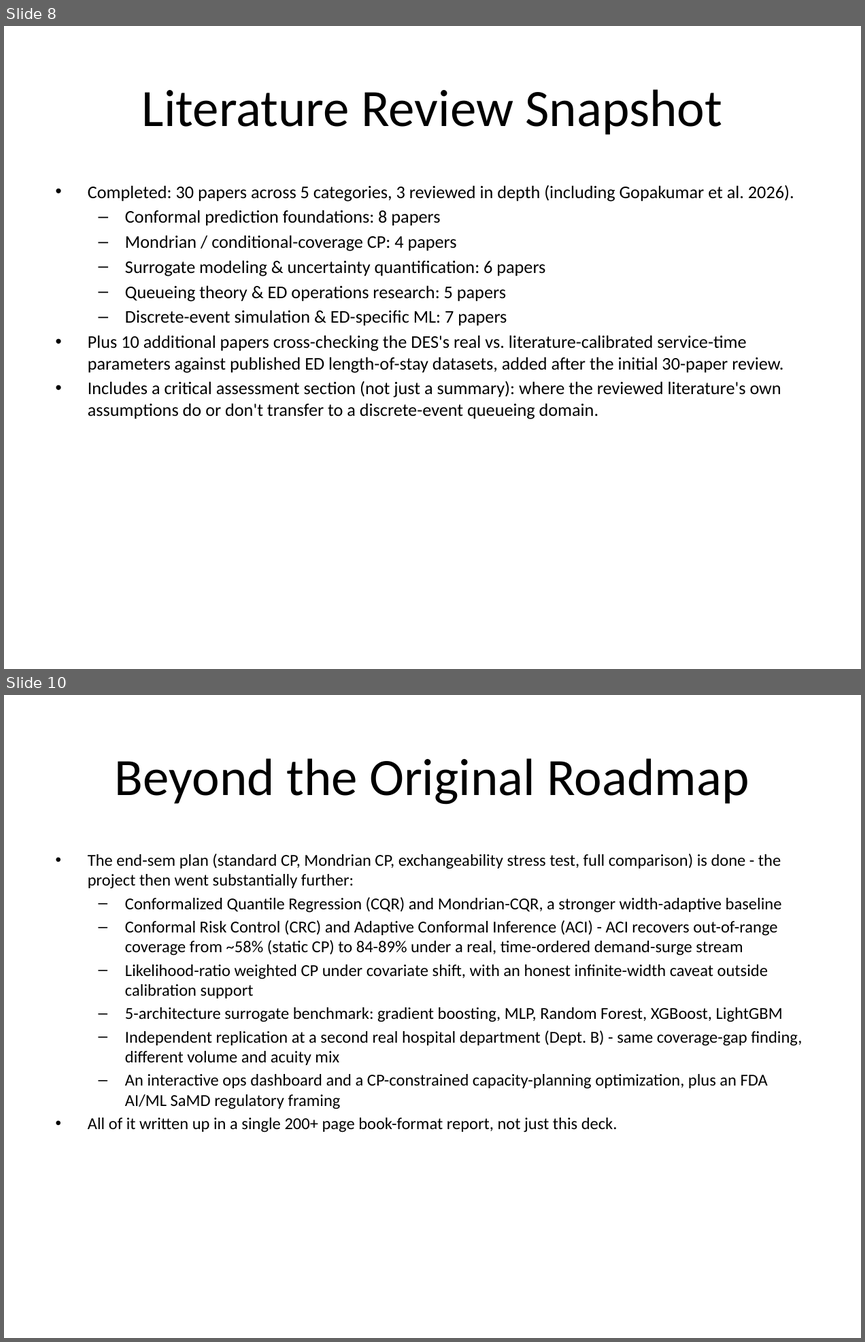
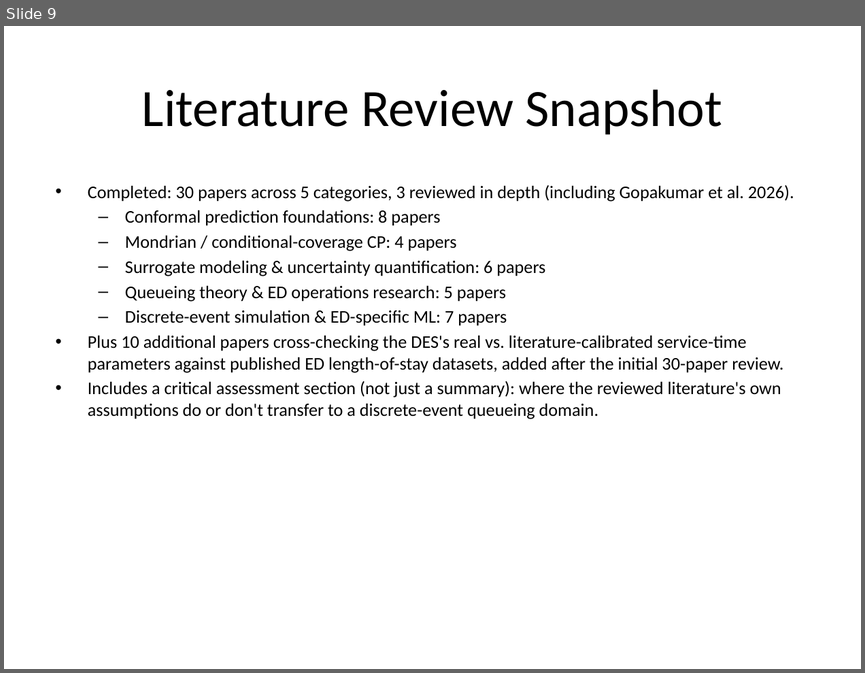
Before and after one commit to DUNE-ODYSSEY/Mondrian-Conformal-Prediction-On-Discrete-Event-Simulation, a slide deck: slides/mid_sem_presentation.pptx. Shown one above the other, each under a label of ours: slides 8 and 10 before the commit, slide 9 after it; the slides between them are not shown. The pictures are 865x1342 and 865x673 pixels, drawn with LibreOffice and Linux fonts; fonts in the diff are those of the drawing. Boxes give left, top, right and bottom in pixels: in the first picture for what was removed or moved away, otherwise in the second. Text is boxed around its words. In the diff, an @@ line names an element or a change of style, - is before the commit and + after.

Commit message:
Match book to B5 spec; revert mid-sem PPT to honest ~50% checkpoint
Book: switches page geometry from 7x10in (bound-print sizing) to the
specified B5 trim (17.6 x 25.0cm), 2.7cm margins, 0.15cm gutter (within
the given 0-0.3cm range for digital/Kindle distribution). Font size
(11pt), line spacing (1.15), and paragraph spacing (8pt after) were
already within the given ranges, left unchanged. Content width actually
increased slightly (5.4in -> 5.8in) since the gutter shrank more than the
margins grew, so existing figure widths still fit - verified via rendered
page geometry (confirmed exactly 17.60 x 25.00cm) and a figure-heavy page.

Mid-sem PPT: a mid-semester review presents where the project stood at
that checkpoint, not its current finished state. Reverts slides 9-10
(which had been updated to show completed Mondrian CP results and the
full post-roadmap extension) back to the original forward-looking
"Future Scope" plan - Phase 2 stays a plan, not a result, consistent with
an honest ~50%-progress presentation. Restores the "(~50%)" framing to
the work-completed slide title, and adds a new dedicated DES/simulation
slide (real arrival-pattern chart plus validation description) so the
simulation work - which the plan explicitly wants included and shown
well - is visually prominent rather than buried in a metrics table.

```diff
--- a/slides/mid_sem_presentation.pptx
+++ b/slides/mid_sem_presentation.pptx
@@ slide 10 removed at (x1=4, y1=695, x2=861, y2=1338), background #FFFFFF @@
@@ title removed at (x1=115, y1=758, x2=749, y2=804) @@
-Beyond the Original Roadmap
@@ text removed at (x1=88, y1=853, x2=802, y2=1132) @@
-• The end-sem plan (standard CP, Mondrian CP, exchangeability stress test, full comparison) is done - the project then went substantially further:
-  – Conformalized Quantile Regression (CQR) and Mondrian-CQR, a stronger width-adaptive baseline
-  – Conformal Risk Control (CRC) and Adaptive Conformal Inference (ACI) - ACI recovers out-of-range coverage from ~58% (static CP) to 84-89% under a real, time-ordered demand-surge stream
-  – Likelihood-ratio weighted CP under covariate shift, with an honest infinite-width caveat outside calibration support
-  – 5-architecture surrogate benchmark: gradient boosting, MLP, Random Forest, XGBoost, LightGBM
-  – Independent replication at a second real hospital department (Dept. B) - same coverage-gap finding, different volume and acuity mix
-  – An interactive ops dashboard and a CP-constrained capacity-planning optimization, plus an FDA AI/ML SaMD regulatory framing
-• All of it written up in a single 200+ page book-format report, not just this deck.
@@ what was slide 8 is now slide 9 @@
```
Also in this commit, not shown: 1 slide changed, 2 slides added, 1 other slide removed, 4 other files.
